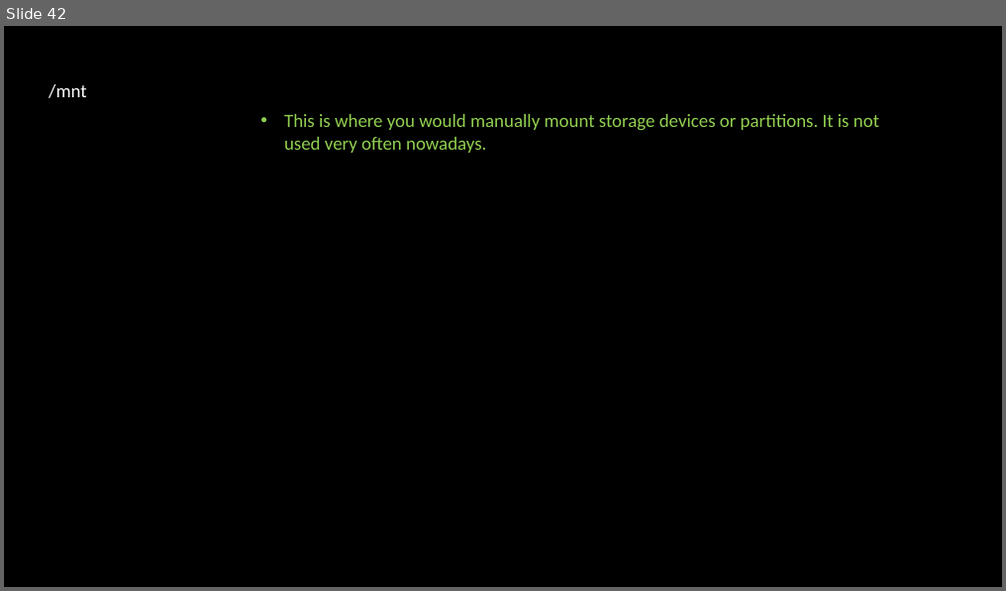
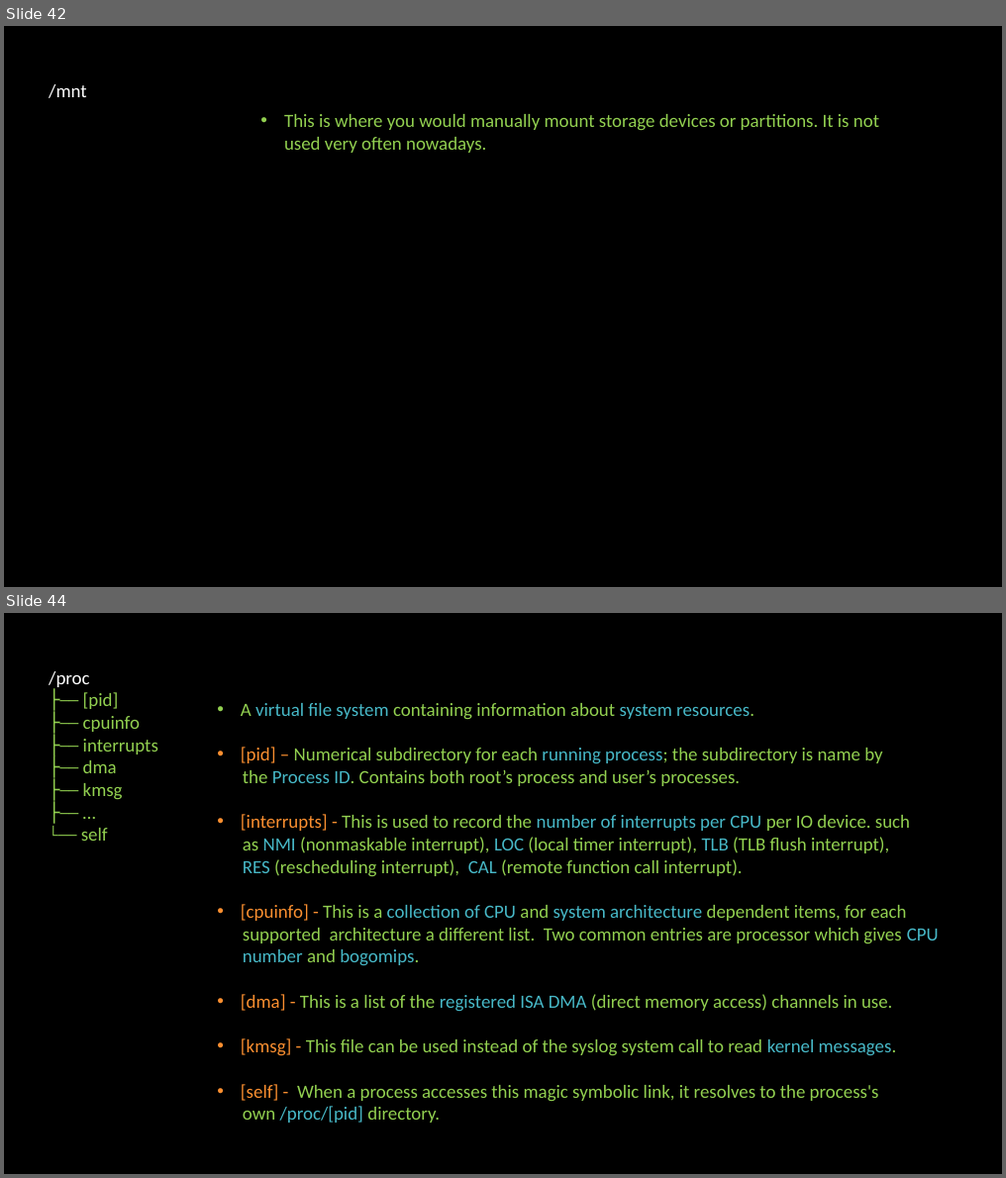
Before and after one commit to linuxfestival/introduction-to-linux-resources, a slide deck: PowerPoint/amirkabir_linux_festival.pptx. Shown one above the other, each under a label of ours: slide 42 before the commit, slides 42 and 44 after it; the slides between them are not shown. The pictures are 1006x591 and 1006x1178 pixels, drawn with LibreOffice and Linux fonts; fonts in the diff are those of the drawing. Boxes give left, top, right and bottom in pixels: in the first picture for what was removed or moved away, otherwise in the second. Text is boxed around its words. In the diff, an @@ line names an element or a change of style, - is before the commit and + after.

```diff
--- a/PowerPoint/amirkabir_linux_festival.pptx
+++ b/PowerPoint/amirkabir_linux_festival.pptx
@@ slide 44 added at (x1=4, y1=613, x2=1002, y2=1174), background #000000 @@
@@ text added at (x1=49, y1=671, x2=158, y2=841), 18 pt, text #92D050 @@
+/proc
+├── [pid]
+├── cpuinfo
+├── interrupts
+├── dma
+├── kmsg
+├── …
+└── self
@@ text added at (x1=241, y1=703, x2=939, y2=1123), 18 pt, text #92D050 @@
+• A virtual file system containing information about system resources.
+• [pid] – Numerical subdirectory for each running process; the subdirectory is name by
+the Process ID. Contains both root’s process and user’s processes.
+• [interrupts] - This is used to record the number of interrupts per CPU per IO device. such
+as NMI (nonmaskable interrupt), LOC (local timer interrupt), TLB (TLB flush interrupt),
+RES (rescheduling interrupt), CAL (remote function call interrupt).
+• [cpuinfo] - This is a collection of CPU and system architecture dependent items, for each
+supported architecture a different list. Two common entries are processor which gives CPU
+number and bogomips.
+• [dma] - This is a list of the registered ISA DMA (direct memory access) channels in use.
+• [kmsg] - This file can be used instead of the syslog system call to read kernel messages.
+• [self] - When a process accesses this magic symbolic link, it resolves to the process's
+own /proc/[pid] directory.
```
Also in this commit, not shown: 1 slide changed, 1 slide removed.
